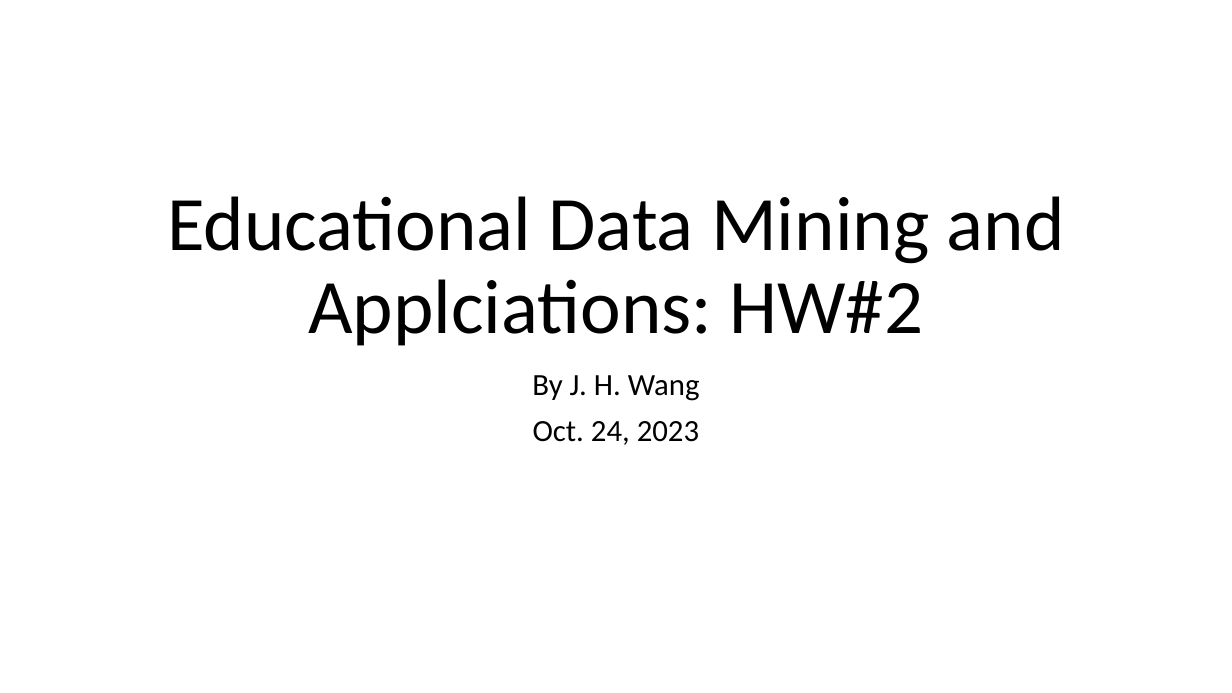
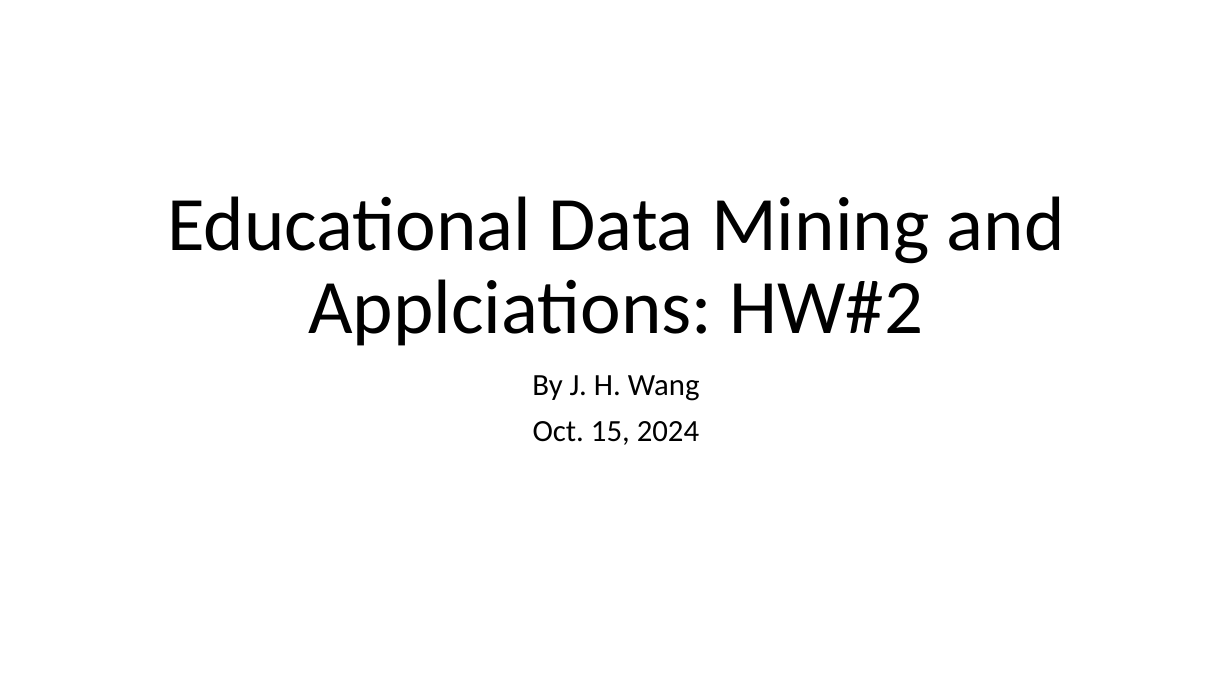
Before and after one commit to chriswjh/chriswjh.github.io, a slide deck: slide 1 of EDM/HW2.pptx. Drawn at 1232x693 pixels with LibreOffice and Linux fonts; fonts in the diff are those of the drawing. Boxes give left, top, right and bottom in pixels: in the first picture for what was removed or moved away, otherwise in the second. Text is boxed around its words. In the diff, an @@ line names an element or a change of style, - is before the commit and + after.

```diff
--- a/EDM/HW2.pptx
+++ b/EDM/HW2.pptx
@@ subtitle at bbox=[533, 421, 699, 445]: text changed @@
-Oct. 24, 2023
+Oct. 15, 2024
```
Also in this commit, not shown: 6 other slides changed, 2 slides added, 1 slide removed, 4 other files.
